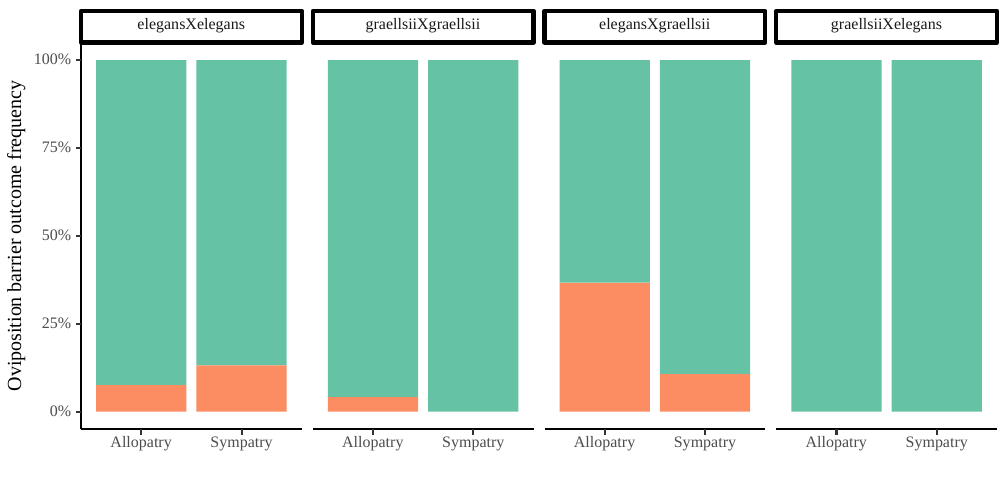
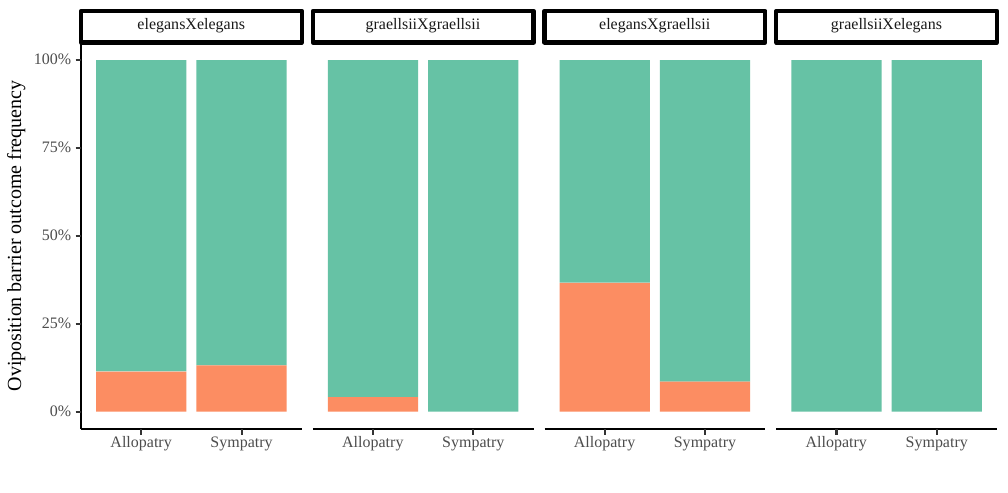
Before and after one commit to LuisRodrigoArce-Valdes/Ischnura_Reinforcement, a slide deck: slide 3 of 02_Regions/01_Absolutes/figures/01_Prezygotics.pptx. Drawn at 1008x493 pixels with LibreOffice and Linux fonts; fonts in the diff are those of the drawing. Boxes give left, top, right and bottom in pixels: in the first picture for what was removed or moved away, otherwise in the second. Text is boxed around its words. In the diff, an @@ line names an element or a change of style, - is before the commit and + after.

```diff
--- a/02_Regions/01_Absolutes/figures/01_Prezygotics.pptx
+++ b/02_Regions/01_Absolutes/figures/01_Prezygotics.pptx
@@ rectangle: place and size @@
-rectangle at box(96, 60, 187, 385)
+rectangle at box(96, 60, 187, 371)
@@ rectangle: place and size @@
-rectangle at box(660, 60, 751, 374)
+rectangle at box(660, 60, 751, 381)
@@ rectangle: place and size @@
-rectangle at box(96, 385, 187, 411)
+rectangle at box(96, 371, 187, 411)
@@ rectangle: place and size @@
-rectangle at box(660, 374, 751, 411)
+rectangle at box(660, 381, 751, 411)
```
Also in this commit, not shown: 4 other slides changed, 46 other files.
